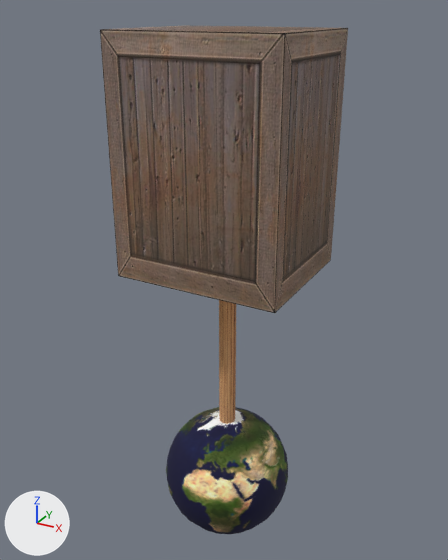
Two versions of the FBX model newton-4.00/applications/media/unicycle.fbx, one commit apart.
Before and after are seen from a camera (50 mm lens) standing at (1.16, -2.13, 2.38) and looking at (-0.04, 0.04, 1.3). Every picture has the same lights, and +X, +Y and +Z are marked at lower left. Where no turn or scale is listed for an object, it has been applied to the vertices.
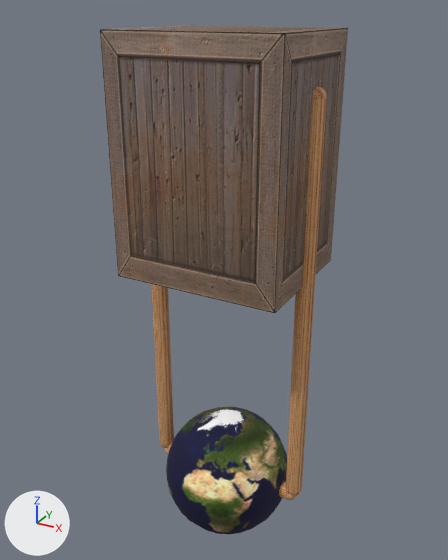
Pixel boxes [x1, y1, x2, y2] of what changed, in the pictures (448 x 560 px):
'convexhull', added (brown)
    after: [151, 87, 327, 500]
'Capsule002', deleted (brown)
    before: [219, 300, 236, 424]

What the commit changed:
Mesh me_mesh_001_1 is new.
It has 438 vertices, 864 faces and spans x -0.39..0.39, y -0.04..0.04, z -1.86..0.0.
It uses material mat_02___default (picture img_wood_4_png).
Object 'Capsule002' (ob_capsule002) is deleted.
Object 'convexhull' (ob_convexhull) is new; it shows me_mesh_001_1.
Its location is (0.0, 0.0, 2.131).
